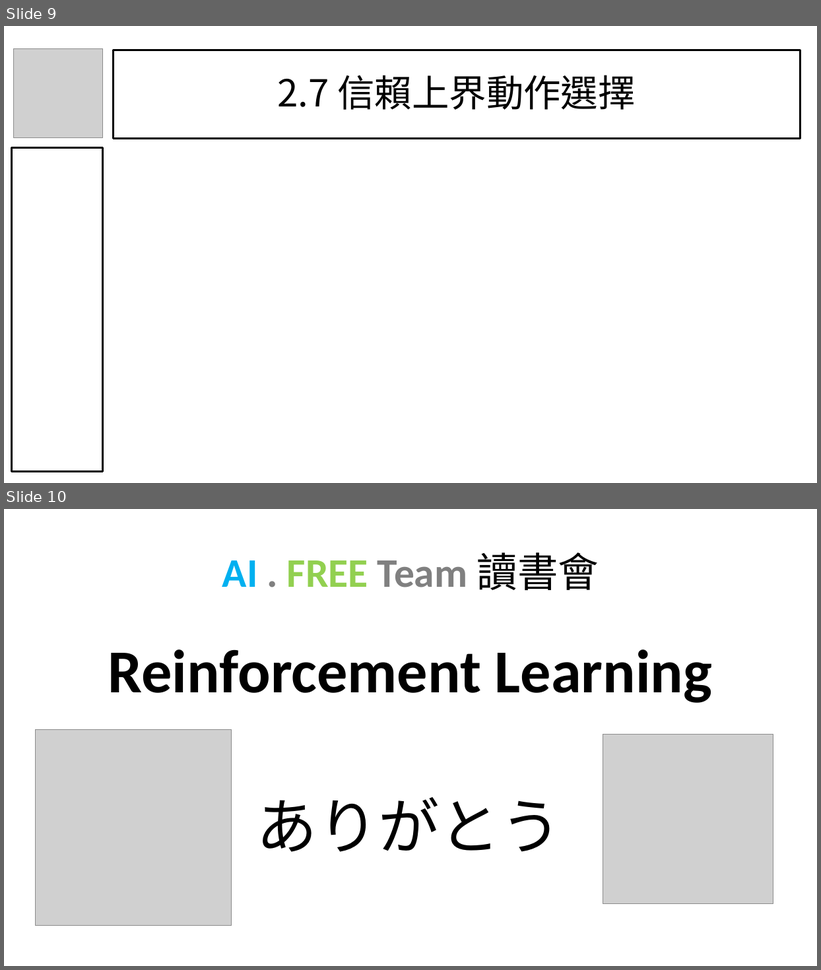
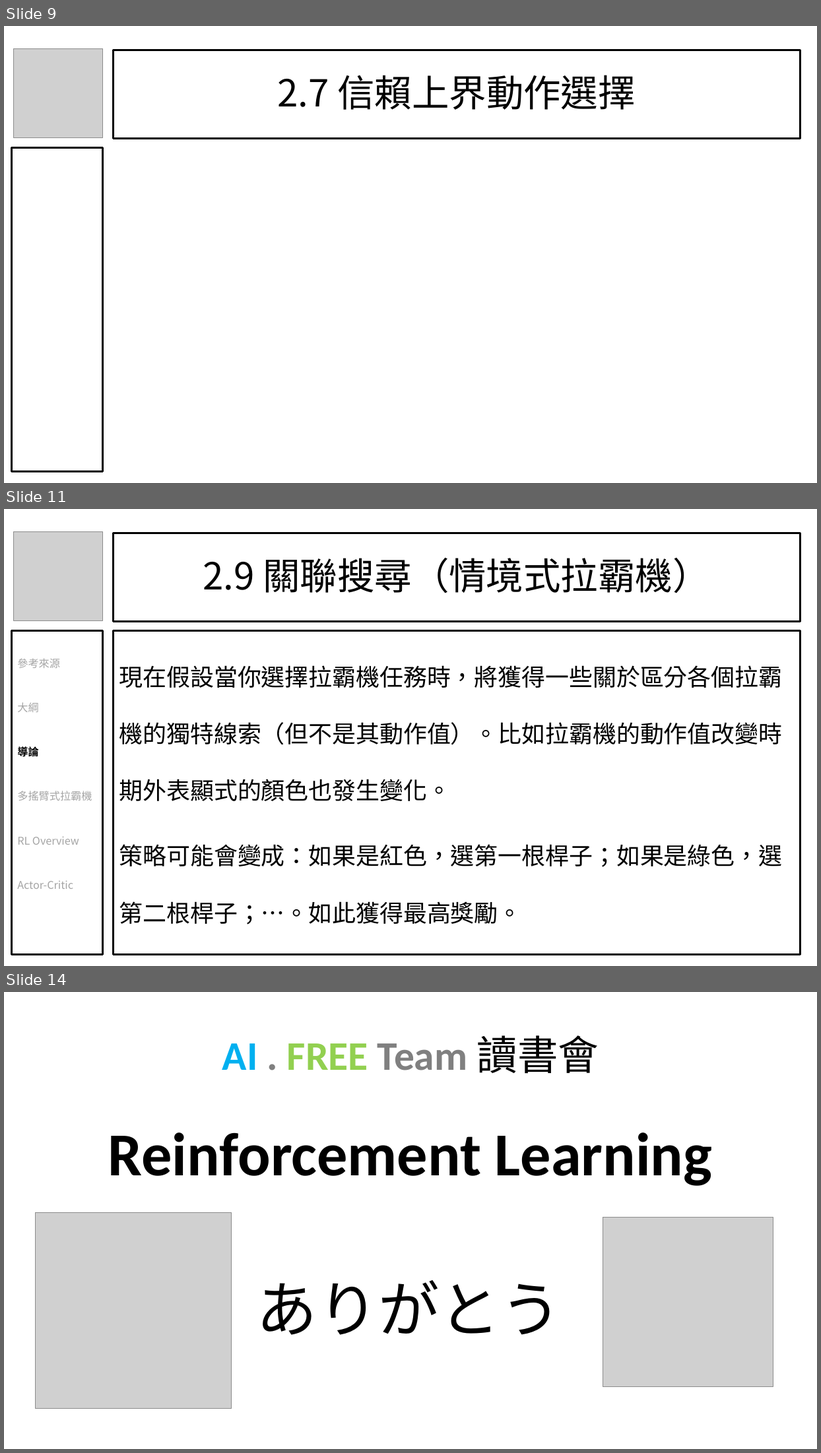
Before and after one commit to Ratherman/Reinforcement-Learning, a slide deck: Share/【AI . FREE Team】【讀書會】2022_07_16 Reinforcement Learning.pptx. Shown one above the other, each under a label of ours: slides 9 and 10 before the commit, slides 9, 11 and 14 after it; the slides between them are not shown. The pictures are 821x970 and 821x1453 pixels, drawn with LibreOffice and Linux fonts; fonts in the diff are those of the drawing; grey boxes stand for pictures; background and template pictures are left out. Boxes give left, top, right and bottom in pixels: in the first picture for what was removed or moved away, otherwise in the second. Text is boxed around its words. In the diff, an @@ line names an element or a change of style, - is before the commit and + after.

```diff
--- a/Share/【AI . FREE Team】【讀書會】2022_07_16 Reinforcement Learning.pptx
+++ b/Share/【AI . FREE Team】【讀書會】2022_07_16 Reinforcement Learning.pptx
@@ slide 11 added at bbox=[4, 509, 817, 966], background picture (left out) @@
@@ picture added at bbox=[14, 531, 103, 621] @@
@@ title added at bbox=[113, 533, 800, 622], outline #000000 2.25 pt, 44 pt, text #000000 @@
+2.9 關聯搜尋（情境式拉霸機）
@@ rectangle added at bbox=[11, 631, 103, 956], outline #000000 2.25 pt, 12.6 pt, text #A5A5A5 @@
+參考來源
+大綱
+導論
+多搖臂式拉霸機
+RL Overview
+Actor-Critic
@@ text added at bbox=[113, 631, 800, 956], outline #000000 2.25 pt, 28 pt, text #000000 @@
+現在假設當你選擇拉霸機任務時，將獲得一些關於區分各個拉霸機的獨特線索（但不是其動作值）。比如拉霸機的動作值改變時期外表顯式的顏色也發生變化。
+策略可能會變成：如果是紅色，選第一根桿子；如果是綠色，選第二根桿子；…。如此獲得最高獎勵。
@@ what was slide 10 is now slide 14 @@
```
Also in this commit, not shown: 1 slide changed, 3 other slides added.
